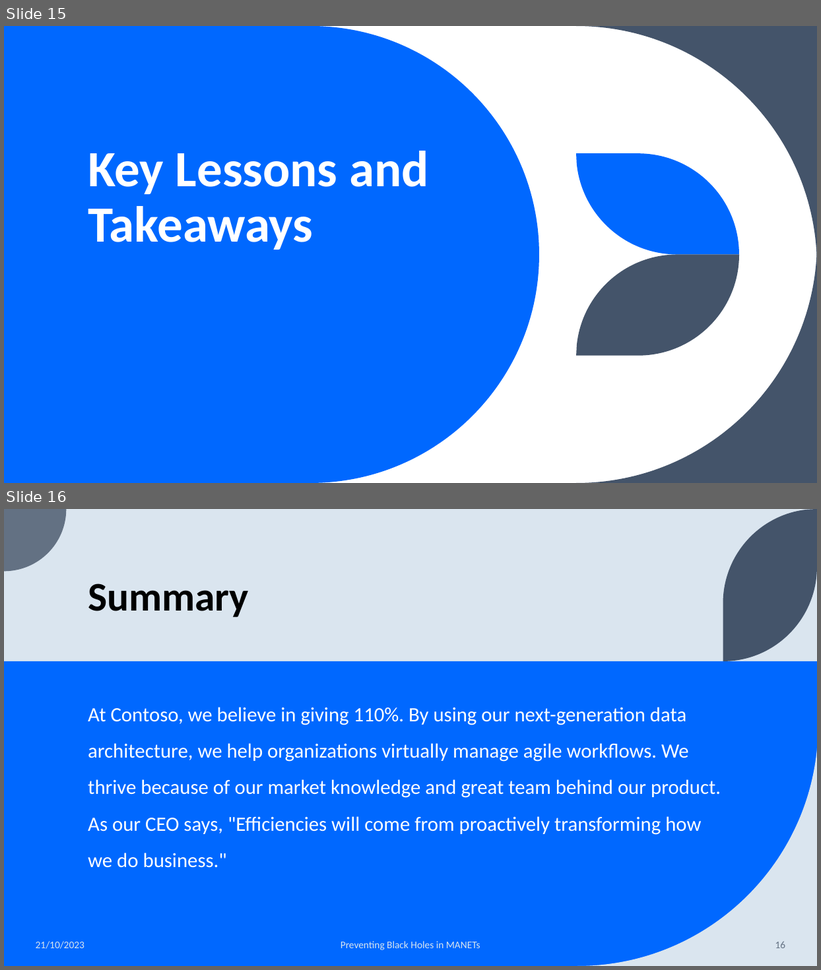
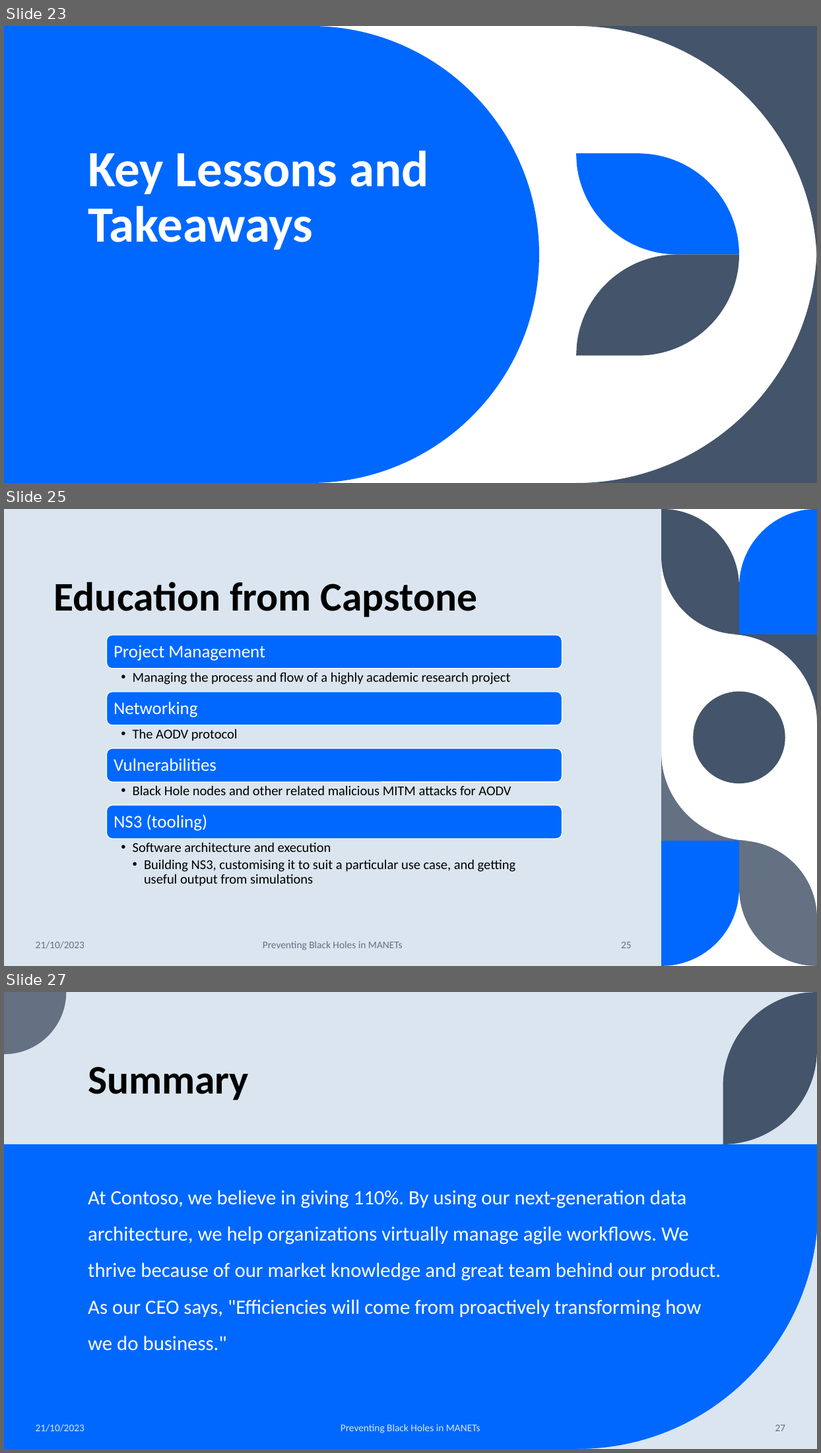
Before and after one commit to capstone11522manet/Manet11522-23-16, a slide deck: Presentation/Presentation.pptx. Shown one above the other, each under a label of ours: slides 15 and 16 before the commit, slides 23, 25 and 27 after it; the slides between them are not shown. The pictures are 821x970 and 821x1453 pixels, drawn with LibreOffice and Linux fonts; fonts in the diff are those of the drawing. Boxes give left, top, right and bottom in pixels: in the first picture for what was removed or moved away, otherwise in the second. Text is boxed around its words. In the diff, an @@ line names an element or a change of style, - is before the commit and + after.

```diff
--- a/Presentation/Presentation.pptx
+++ b/Presentation/Presentation.pptx
@@ slide 25 added at [4, 509, 817, 966], background #FFFFFF @@
@@ rectangle added at [4, 509, 661, 966], fill #DAE5EF @@
@@ title added at [54, 582, 477, 617], 48 pt, text #000000, bold @@
+Education from Capstone
@@ group added at [106, 635, 562, 887]: 8 texts, 4 rounded rectangles @@
+Project Management
+  • Managing the process and flow of a highly academic research project
+Networking
+  • The AODV protocol
+Vulnerabilities
+  • Black Hole nodes and other related malicious MITM attacks for AODV
+NS3 (tooling)
+  • Software architecture and execution
+    • Building NS3, customising it to suit a particular use case, and getting useful output from simulations
@@ group added at [661, 509, 817, 966]: 6 freeform shapes, 1 ellipse @@
@@ text added at [36, 941, 85, 949], 12 pt, text #637183 @@
+21/10/2023
@@ text added at [263, 941, 403, 951], 12 pt, text #637183 @@
+Preventing Black Holes in MANETs
@@ page number added at [621, 942, 632, 949], 12 pt, text #637183 @@
+25
@@ what was slide 15 is now slide 23 @@
@@ what was slide 16 is now slide 27 @@
@@ page number at [776, 1425, 786, 1432]: text changed @@
-16
+27
```
Also in this commit, not shown: 6 slides changed, 12 other slides added, 2 slides removed.
